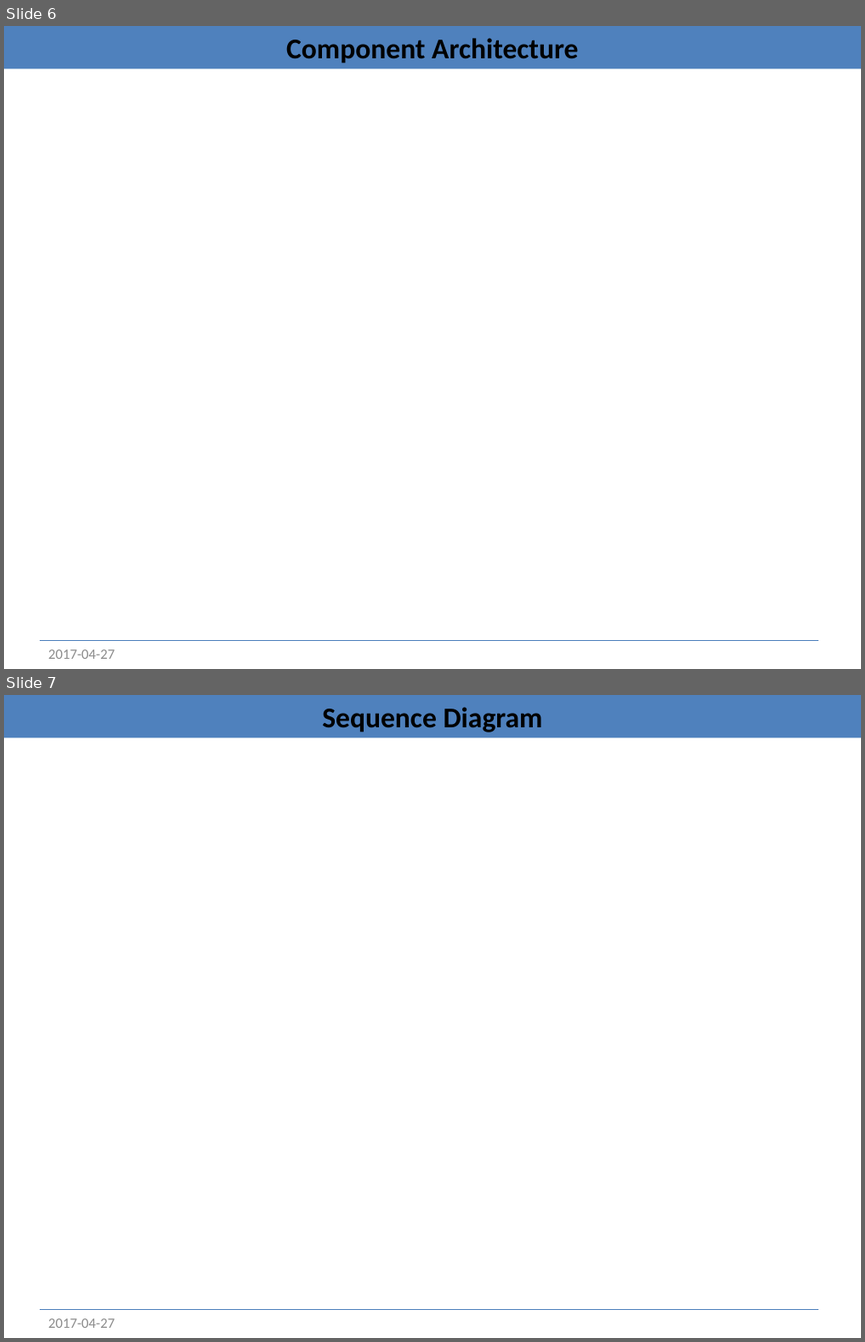
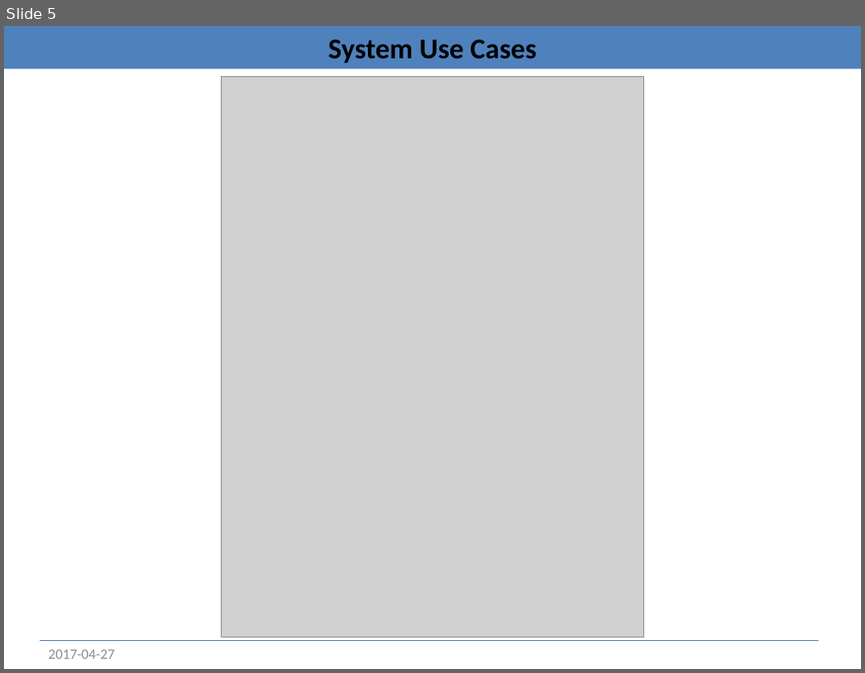
Before and after one commit to JohanneBordeleau/SpaceApp2017, a slide deck: res/SpaceApps.pptx. Shown one above the other, each under a label of ours: slides 6 and 7 before the commit, slide 5 after it. The pictures are 865x1342 and 865x673 pixels, drawn with LibreOffice and Linux fonts; fonts in the diff are those of the drawing; grey boxes stand for pictures. Boxes give left, top, right and bottom in pixels: in the first picture for what was removed or moved away, otherwise in the second. Text is boxed around its words. In the diff, an @@ line names an element or a change of style, - is before the commit and + after.

```diff
--- a/res/SpaceApps.pptx
+++ b/res/SpaceApps.pptx
@@ slide 7 removed at (4,695,861,1338), background #FFFFFF @@
@@ title removed at (4,695,861,737) @@
-Sequence Diagram
@@ line removed from (40, 1310) to (818, 1310) @@
@@ text removed at (48,1318,114,1327) @@
-2017-04-27
@@ what was slide 6 is now slide 5 @@
@@ slide 5 changed as well @@
@@ title at (328,40,536,63): text changed @@
-Component Architecture
+System Use Cases
@@ picture added at (221,76,643,637) @@
```
Also in this commit, not shown: 5 other slides changed, 2 slides added.
